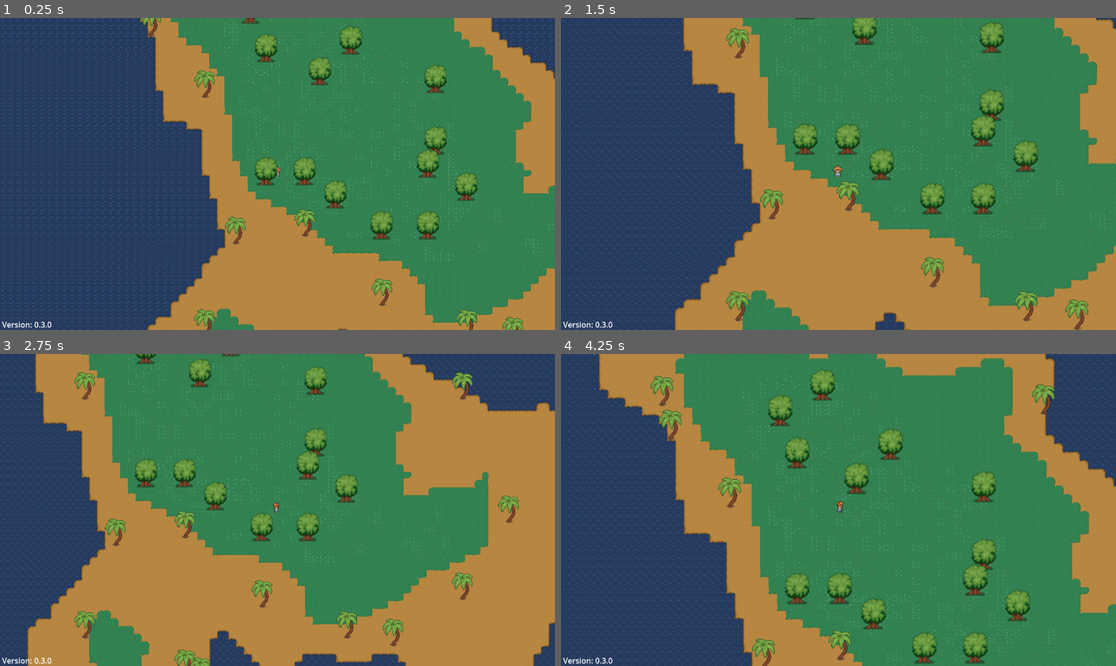
Above: before the commit, frames 1-4 (two rows, left to right).
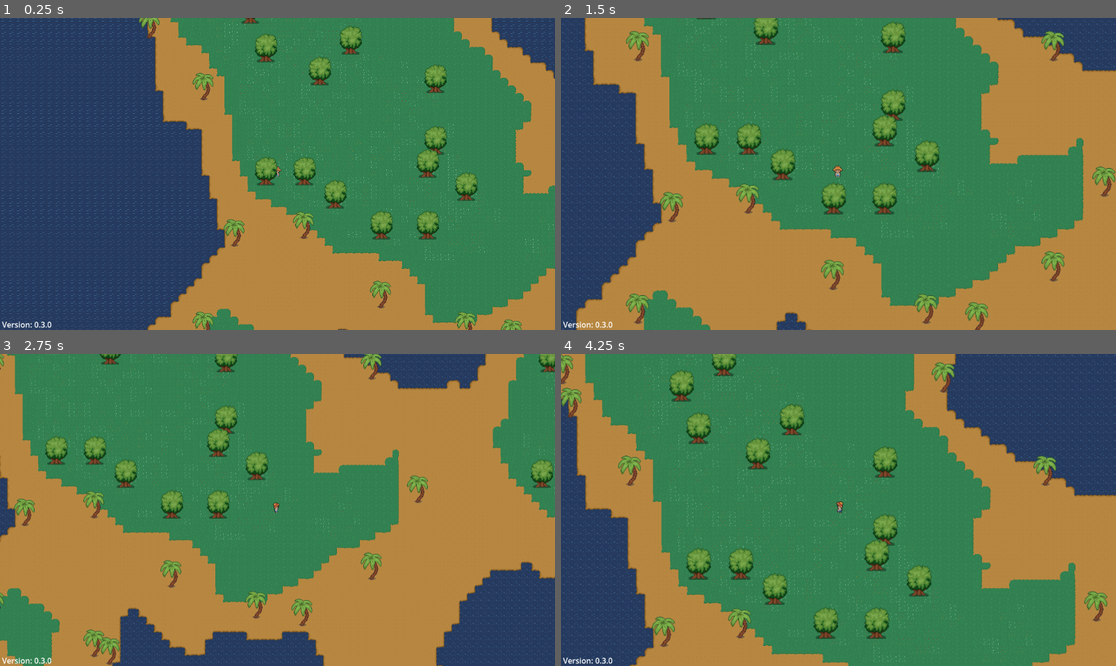
Above: after the commit, the same moments.

Repository: twiederk/PirateGame
Game: Godot game, scene res://world/proc_gen_world.tscn
Same seed, same stepped clock (60 frames per second), same inputs: the game is played once before the commit and once after it.
Inputs (mouse positions are in pixels of both pictures, inside the frame that each line leads up to):
- Up to frame 1 (0.25 s): no input
- Up to frame 2 (1.5 s): tap Enter at 0.5 s; move the mouse to (960, 158) at 0.52 s; press the mouse at (960, 158) at 0.53 s; hold D (right) 0.53-1.28 s; move the mouse to (727, 189) at 1.27 s; release the mouse at (727, 189) at 1.28 s; hold S (down) from 1.28 s (still down); tap Mouse wheel up (zoom_in) at 1.35 s
- Up to frame 3 (2.75 s): tap Space at 2 s; move the mouse to (333, 441) at 2.02 s; release S (down) at 2.03 s; hold D (right) from 2.03 s (still down); tap Mouse wheel down (zoom_out) at 2.1 s
- Up to frame 4 (4.25 s): move the mouse to (810, 572) at 2.77 s; release D (right) at 2.78 s; hold W (up) 2.78-3.53 s; click (810, 572) at 2.85 s; move the mouse to (1005, 556) at 3.52 s; hold A (left) from 3.53 s (still down); tap Mouse wheel up (zoom_in) at 3.6 s

The runs differ from the first frame. In frame 1, 1.1% of the frame differs, in the area x 25-95%, y 0-100%; in frame 2, 52%; in frame 3, 55%, in the area x 0-100%, y 0-100%; in frame 4, 52%.

Commit message:
Fixed collision with trees and y-sort

Diff:
--- a/godot4/player/player.tscn
+++ b/godot4/player/player.tscn
@@ -4,8 +4,8 @@
 [ext_resource type="Texture2D" uid="uid://cg66nflhxk3as" path="res://player/player_spritesheet.png" id="2_eovys"]
 
 [sub_resource type="CapsuleShape2D" id="CapsuleShape2D_yni73"]
-radius = 1.0
-height = 6.0
+radius = 5.0
+height = 20.0
 
 [sub_resource type="Animation" id="Animation_mqw7g"]
 length = 0.001
@@ -458,8 +458,7 @@
 frame = 1
 
 [node name="CollisionShape2D" type="CollisionShape2D" parent="." unique_id=497658591]
-position = Vector2(0, -1)
-rotation = 1.5708
+position = Vector2(-1, -10)
 shape = SubResource("CapsuleShape2D_yni73")
 
 [node name="AnimationPlayer" type="AnimationPlayer" parent="." unique_id=2073460611]
--- a/godot4/world/proc_gen_world.gd
+++ b/godot4/world/proc_gen_world.gd
@@ -5,6 +5,7 @@
 @export var noise_texture : NoiseTexture2D
 @export var tree_noise_texture : NoiseTexture2D
 @export var seed_value: int = 0
+
 
 const TILE_SIZE: int = 16
 
@@ -40,6 +41,7 @@
 	if not OS.has_feature("editor"):
 		get_window().mode = Window.MODE_EXCLUSIVE_FULLSCREEN
 
+	@warning_ignore("integer_division")
 	player.global_position = Vector2(width / 2, height / 2) * TILE_SIZE
 
 	noise = noise_texture.noise
--- a/godot4/world/world.tres
+++ b/godot4/world/world.tres
@@ -1830,14 +1830,14 @@
 14:1/0 = 0
 12:2/size_in_atlas = Vector2i(3, 4)
 12:2/0 = 0
-12:2/0/texture_origin = Vector2i(0, 27)
-12:2/0/y_sort_origin = 1
-12:2/0/physics_layer_0/polygon_0/points = PackedVector2Array(3.084343, -8, 6.1686897, -13.879555, -17.73499, -22.747047, -23.903679, -38.93986, -15.036186, -51.66279, 23.903679, -48.57844, 15.421726, -10.409664, 11.789337, -5.7353554, 10.791523, 7.014492, -11.690817, 8.633219)
+12:2/0/texture_origin = Vector2i(3, 22)
+12:2/0/y_sort_origin = 4
+12:2/0/physics_layer_0/polygon_0/points = PackedVector2Array(1.351305, -8, 9.704828, -6.8793716, 2.2112255, 8, -8, 8)
 15:2/size_in_atlas = Vector2i(3, 4)
 15:2/0 = 0
-15:2/0/texture_origin = Vector2i(10, 28)
-15:2/0/y_sort_origin = 1
-15:2/0/physics_layer_0/polygon_0/points = PackedVector2Array(-1.9277191, -8, -1.1566315, -16.578358, -20.819334, -25.060307, -23.903679, -38.93986, -15.036186, -51.66279, 11.566296, -45.10855, 8.481949, -13.108467, 11.789337, -5.7353554, 10.791523, 7.014492, -11.690817, 8.633219)
+15:2/0/texture_origin = Vector2i(10, 22)
+15:2/0/y_sort_origin = 6
+15:2/0/physics_layer_0/polygon_0/points = PackedVector2Array(-3.3168411, -6.8793716, 5.773758, -6.8793716, 3.5625305, 8, -5.2823753, 8)
 12:6/size_in_atlas = Vector2i(3, 3)
 12:6/0 = 0
 12:6/0/y_sort_origin = 18
@@ -1847,8 +1847,8 @@
 15:6/size_in_atlas = Vector2i(3, 4)
 15:6/0 = 0
 15:6/0/texture_origin = Vector2i(0, 22)
-15:6/0/y_sort_origin = 6
-15:6/0/physics_layer_0/polygon_0/points = PackedVector2Array(-12.74523, -6.691246, -19.436478, -19.436476, -19.436478, -38.55432, 0.63726044, -47.475983, 20.073738, -40.147476, 21.348259, -12.745232, 11.789337, -5.7353554, 10.791523, 7.014492, -11.690817, 8.633219)
+15:6/0/y_sort_origin = 5
+15:6/0/physics_layer_0/polygon_0/points = PackedVector2Array(-8, -2.9227343, 9.532513, -3.057598, 12.76997, 8.992937, -14.928275, 9.352655)
 
 [resource]
 physics_layer_0/collision_layer = 1
Not shown: 1 places in godot4/world/world.tres that only renumber resources
